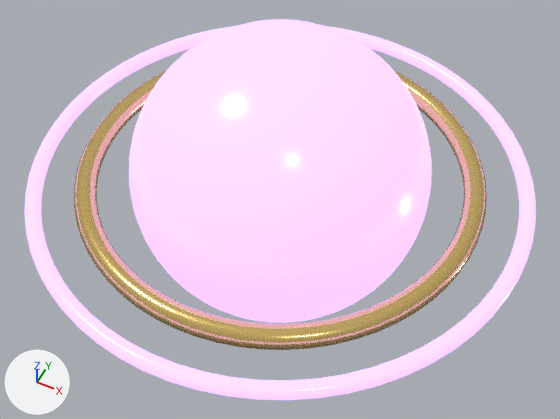
The glTF model assets/3d/generated/pets/Mage_pet.glb: old version first, new version second.
Before and after are seen from a 50 mm camera at (0.786, -1.574, 2.549) aimed at (0.039, -0.08, 0.68). Every picture has the same lights, and +X, +Y and +Z are marked at lower left. The picture after the commit comes second. Where no turn or scale is listed for an object, it has been applied to the vertices.

The scene before the commit, as lines of its bpy script (objects in view):
```python
mat_hw_petgold = principled_material('HW_PetGold')
mat_hw_petgold.base_color = (0.78, 0.56, 0.18)  # yellow #e5c576
mat_hw_petgold.metallic = 0.75
mat_hw_petgold.roughness = 0.2
me_sphere = bpy.data.meshes.new('Sphere')
me_sphere.from_pydata(...)  # 1490 vertices, 2976 faces; spans x -0.48..0.48, y -0.48..0.48, z -0.48..0.48
me_sphere.materials.append(mat_hw_petglow)  # purple #a081e5, glowing purple #b391ff
me_torus = bpy.data.meshes.new('Torus')
me_torus.from_pydata(...)  # a torus around z (ring radius 0.62, tube radius 0.035) spanning x -0.655..0.655, y -0.655..0.655, z -0.035..0.035
me_torus.materials.append(mat_hw_petgold)  # yellow #e5c576
me_torus_001 = bpy.data.meshes.new('Torus.001')
me_torus_001.from_pydata(...)  # a torus around z (ring radius 0.78, tube radius 0.02) spanning x -0.8..0.8, y -0.8..0.8, z -0.03..0.03
me_torus_001.materials.append(mat_hw_petglow)  # purple #a081e5, glowing purple #b391ff
ob_core = bpy.data.objects.new('Core', me_sphere)
ob_core.location = (0.0, 0.0, 0.76)
ob_ringa = bpy.data.objects.new('RingA', me_torus)
ob_ringa.location = (0.0, 0.0, 0.76)
ob_ringb = bpy.data.objects.new('RingB', me_torus_001)
ob_ringb.location = (0.0, 0.0, 0.76)
```
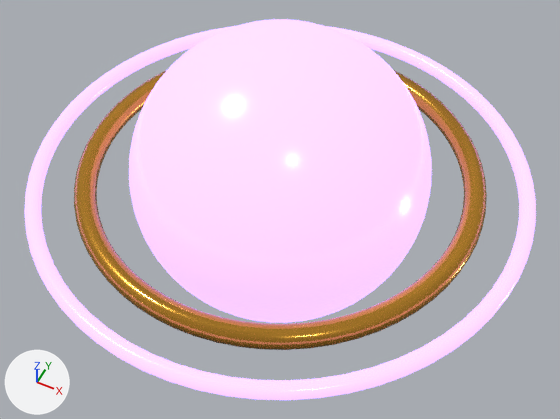
What differs and where, as boxes [x1, y1, x2, y2] in the pictures (560 x 419 px):
```json
{"object": "RingA", "change": "surface changed", "before": [74, 70, 487, 350], "after": [74, 70, 487, 350], "on screen": "yellow to orange"}
```

Edits to the scene script, one JSON object a line:
```json
{"op": "add", "block": "img_hw_bc_4c7b907302ec", "code": ["img_hw_bc_4c7b907302ec = load_image('HW_BC_4c7b907302ec', '_unpacked/HW_BC_4c7b907302ec', 256, 256, 'sRGB')"]}
{"op": "add", "block": "img_hw_bc_4c7b907302ec_roughness", "code": ["img_hw_bc_4c7b907302ec_roughness = load_image('HW_BC_4c7b907302ec_Roughness', '_unpacked/HW_BC_4c7b907302ec_Roughness', 256, 256, 'Non-Color')"]}
{"block": "mat_hw_petgold", "change": "nodes: BsdfPrincipled, OutputMaterial"}
{"block": "mat_hw_petgold", "change": "colours: yellow #e5c576"}
{"block": "mat_hw_petgold", "change": "nodes: BsdfPrincipled, Math, OutputMaterial, SeparateColor, TexImage x2"}
{"block": "mat_hw_petgold", "change": "uses the picture img_hw_bc_4c7b907302ec"}
{"block": "mat_hw_petgold", "change": "uses the picture img_hw_bc_4c7b907302ec_roughness"}
```
